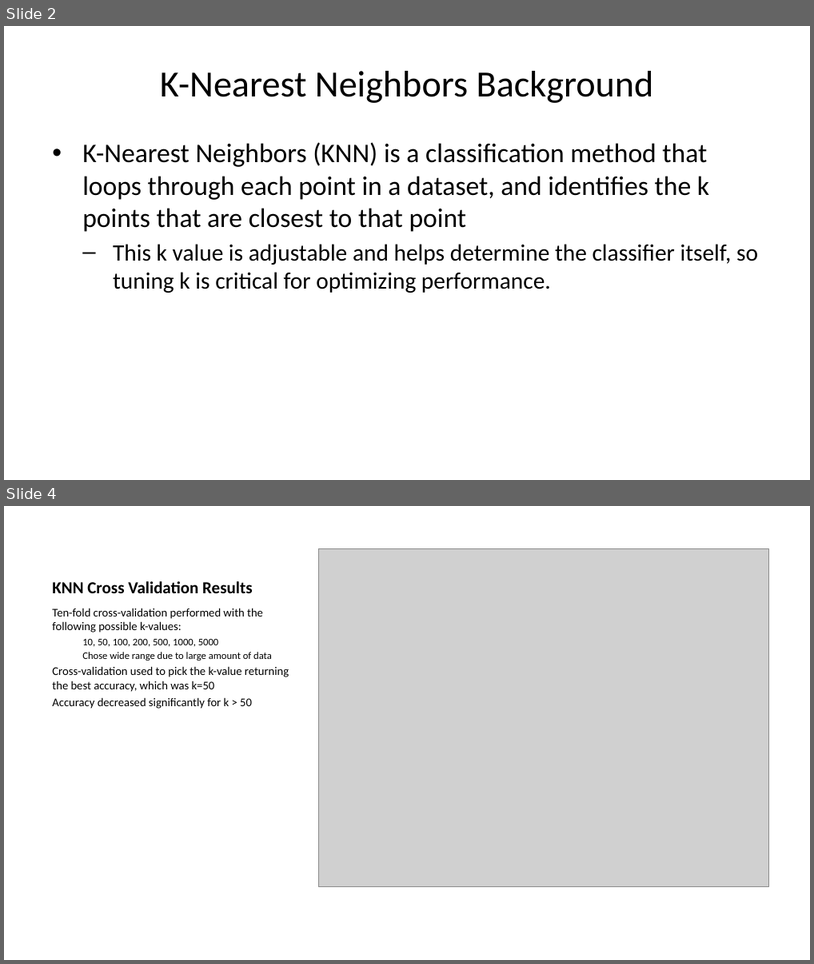
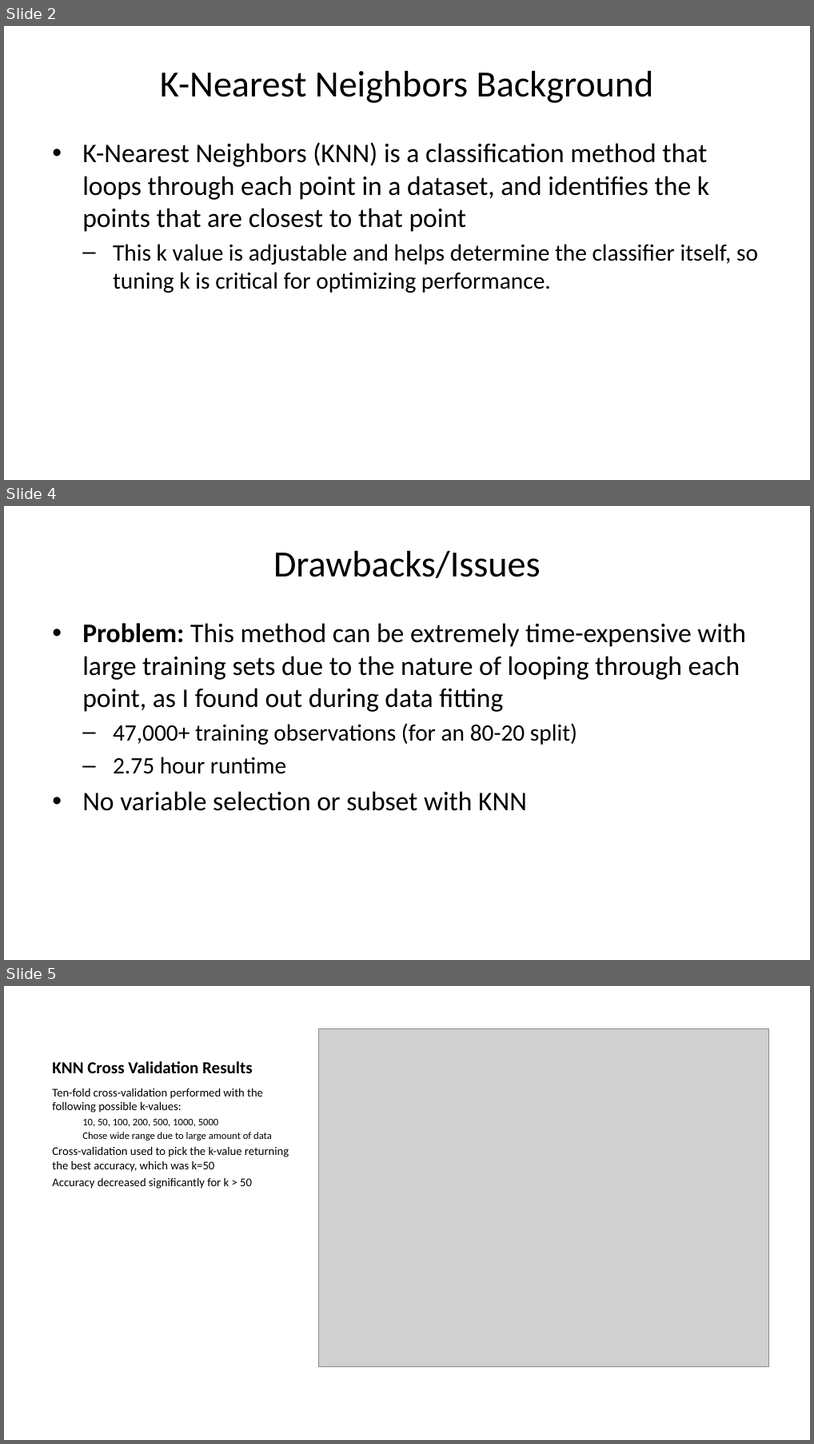
Before and after one commit to dsci445-csu/project-5, a slide deck: Presentation/AaronSlides.pptx. Shown one above the other, each under a label of ours: slides 2 and 4 before the commit, slides 2, 4 and 5 after it; the slides between them are not shown. The pictures are 814x964 and 814x1444 pixels, drawn with LibreOffice and Linux fonts; fonts in the diff are those of the drawing; grey boxes stand for pictures. Boxes give left, top, right and bottom in pixels: in the first picture for what was removed or moved away, otherwise in the second. Text is boxed around its words. In the diff, an @@ line names an element or a change of style, - is before the commit and + after.

```diff
--- a/Presentation/AaronSlides.pptx
+++ b/Presentation/AaronSlides.pptx
@@ slide 4 added at <box>4,506,810,960</box>, background #FFFFFF @@
@@ title added at <box>274,551,541,578</box>, 33 pt, text #000000 @@
+Drawbacks/Issues
@@ text added at <box>82,623,746,811</box>, 24 pt, text #000000 @@
+• Problem: This method can be extremely time-expensive with large training sets due to the nature of looping through each point, as I found out during data fitting
+  – 47,000+ training observations (for an 80-20 split)
+  – 2.75 hour runtime
+• No variable selection or subset with KNN
@@ what was slide 4 is now slide 5 @@
```
Also in this commit, not shown: 2 slides changed, 2 other slides added, 1 slide removed, 1 other file.
